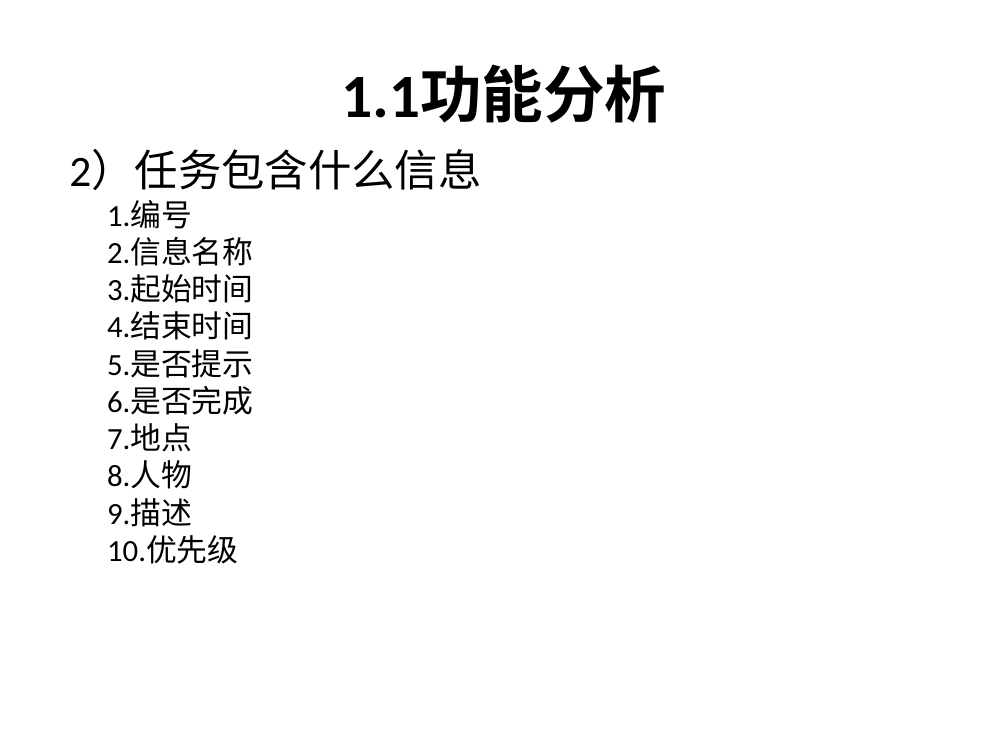
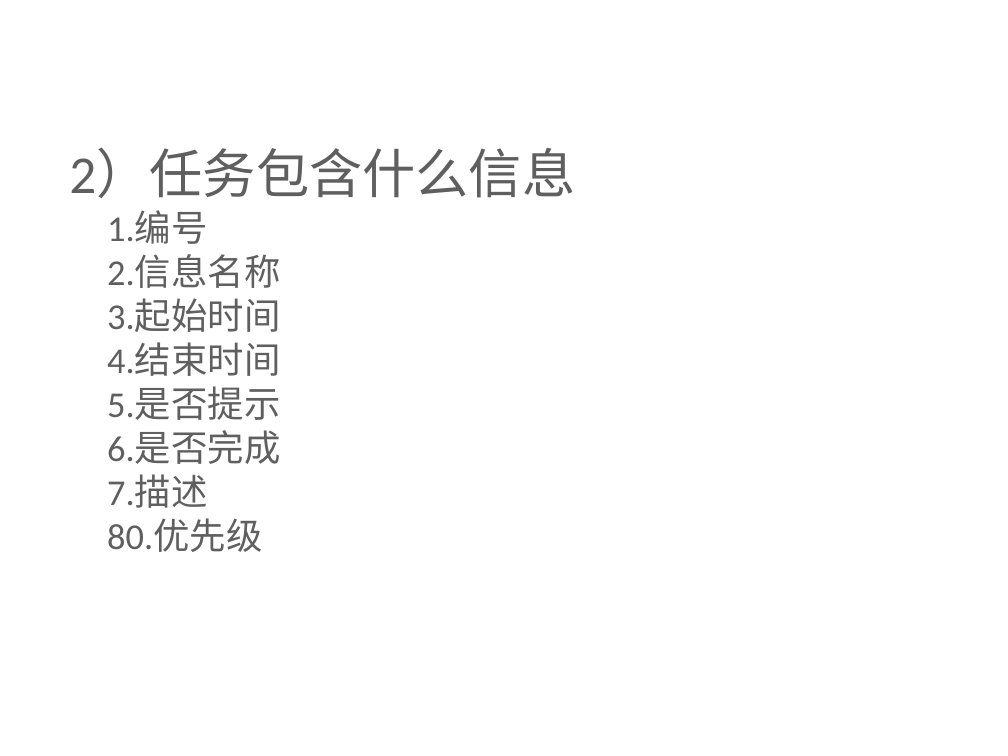
Before and after one commit to tzy502/test, a slide deck: slide 10 of G07项目介绍.ppt (slide 12 before the commit). Drawn at 1008x756 pixels with LibreOffice and Linux fonts; fonts in the diff are those of the drawing; background and template pictures are left out. Boxes give left, top, right and bottom in pixels: in the first picture for what was removed or moved away, otherwise in the second. Text is boxed around its words. In the diff, an @@ line names an element or a change of style, - is before the commit and + after.

```diff
--- a/G07项目介绍.ppt
+++ b/G07项目介绍.ppt
@@ title "1.1功能分析": place and size @@
-title "1.1功能分析" at (341,66,666,123)
+title "1.1功能分析" at (93,0,879,82)
@@ title "1.1功能分析" at (93,0,879,82): size 44 to 32 pt, font Calibri to Noto Sans CJK SC, text colour #000000 to #FFFFFF; line spacing 1 to 0.9; vertical alignment middle to bottom @@
@@ text at (69,149,575,464): size 31 to 38 pt in "2）任务包含什么信息"; text colour #000000 to #5F5F5F in "2）任务包含什么信息", "1.编号", "2.信息名称", "3.起始时间" and 3 more places; size 22 to 26 pt in "1.编号", "2.信息名称", "3.起始时间", "4.结束时间" and 2 more places; more space between paragraphs @@
@@ text at (107,475,262,552): text changed; size 22 to 26 pt; text colour #000000 to #5F5F5F @@
-7.地点
-8.人物
-9.描述
-10.优先级
+7.描述
+80.优先级
```
Also in this commit, not shown: 21 other slides changed, 1 slide added, 7 slides removed, 6 other files.
